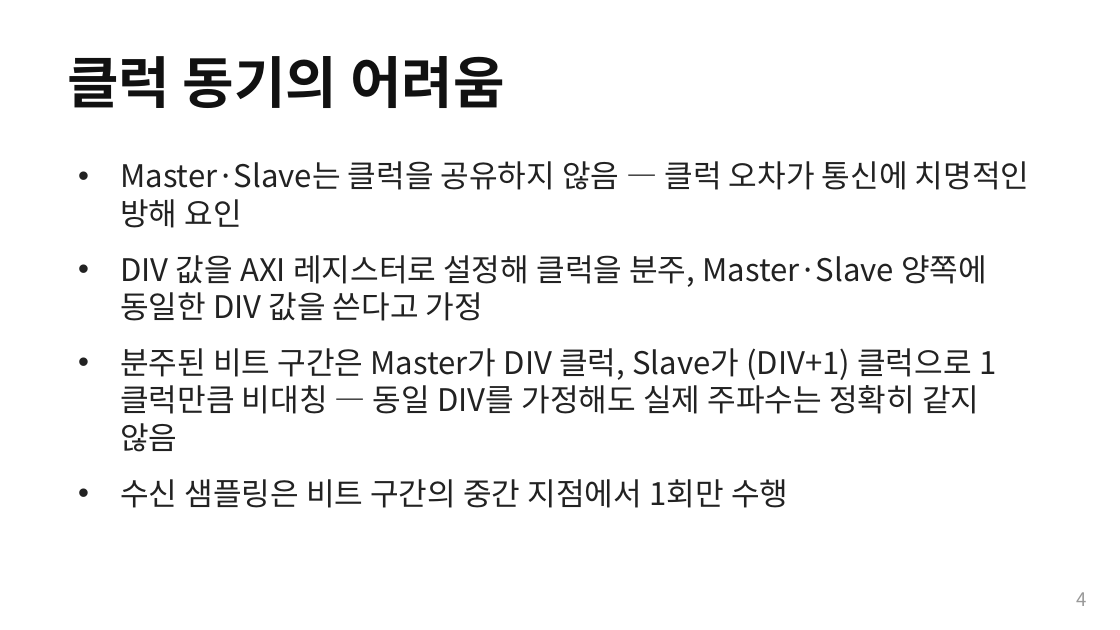
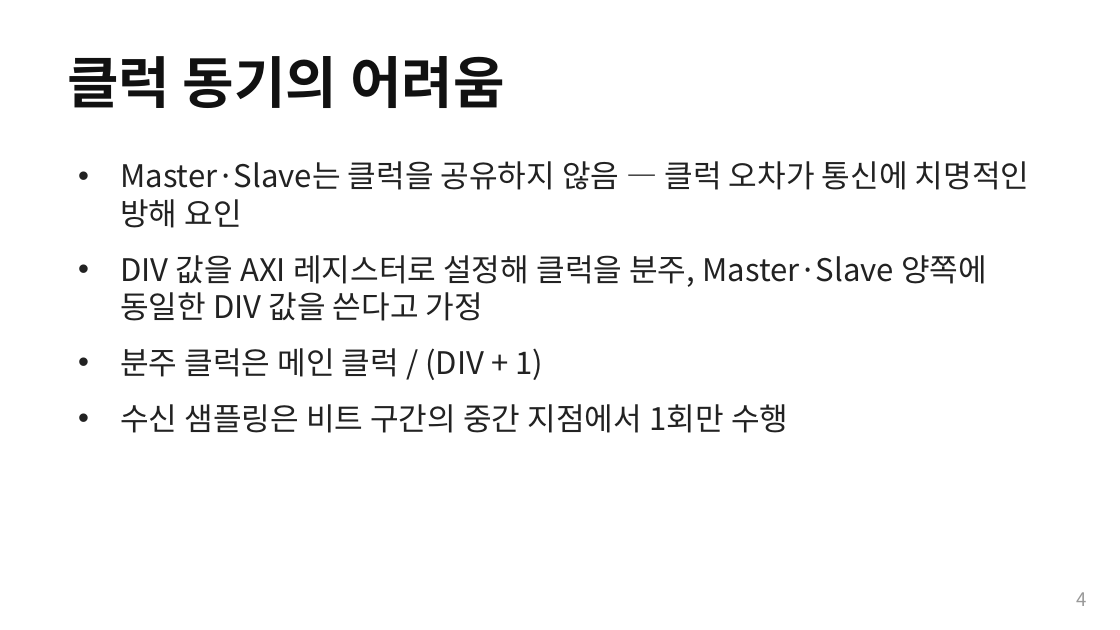
Before and after one commit to Woodong02/SoC_Design_and_Programming, a slide deck: slide 4 of section3_part2_internals.pptx. Drawn at 1120x630 pixels with LibreOffice and Linux fonts; fonts in the diff are those of the drawing. Boxes give left, top, right and bottom in pixels: in the first picture for what was removed or moved away, otherwise in the second. Text is boxed around its words. In the diff, an @@ line names an element or a change of style, - is before the commit and + after.

```diff
--- a/section3_part2_internals.pptx
+++ b/section3_part2_internals.pptx
@@ text at box(120, 348, 544, 380): text changed @@
-• 분주된 비트 구간은 Master가 DIV 클럭, Slave가 (DIV+1) 클럭으로 1클럭만큼 비대칭 — 동일 DIV를 가정해도 실제 주파수는 정확히 같지 않음
+• 분주 클럭은 메인 클럭 / (DIV + 1)
```
Also in this commit, not shown: 2 other slides changed, 1 other file.
